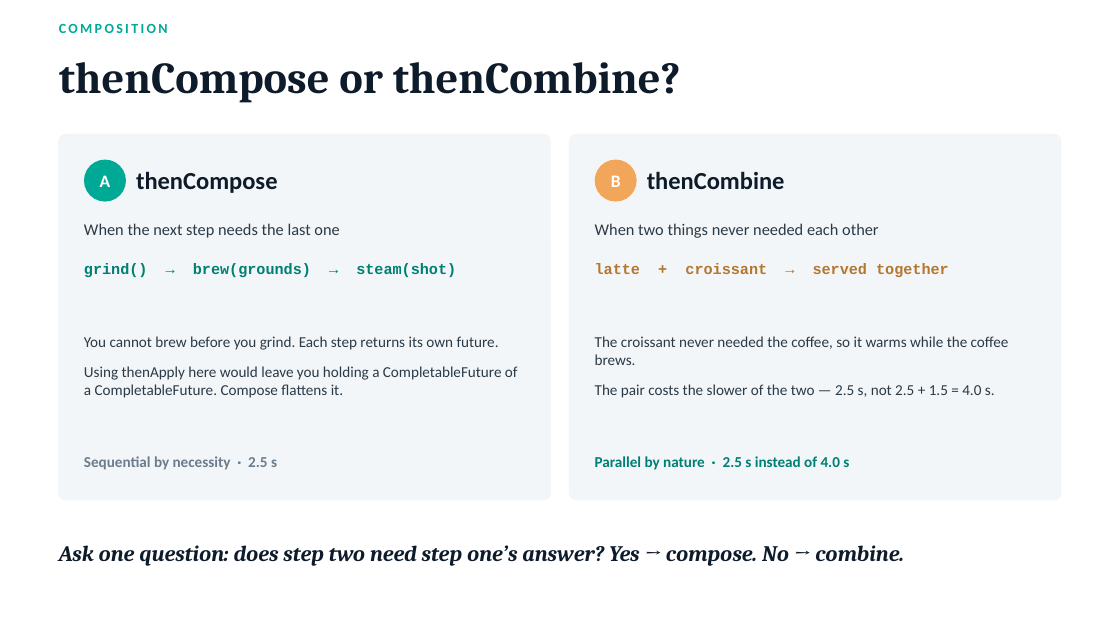
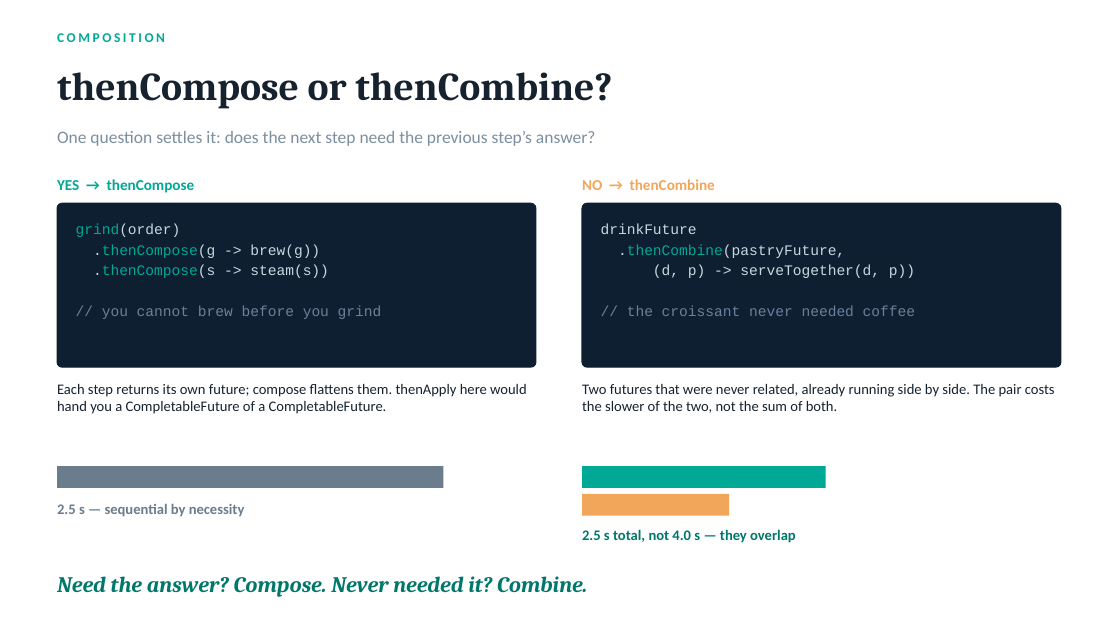
Before and after one commit to techadnank9/completablefuture-demo, a slide deck: slide 7 of CompletableFuture-Presentation.pptx (slide 9 before the commit). Drawn at 1120x630 pixels with LibreOffice and Linux fonts; fonts in the diff are those of the drawing. Boxes give left, top, right and bottom in pixels: in the first picture for what was removed or moved away, otherwise in the second. Text is boxed around its words. In the diff, an @@ line names an element or a change of style, - is before the commit and + after.

```diff
--- a/CompletableFuture-Presentation.pptx
+++ b/CompletableFuture-Presentation.pptx
@@ text "COMPOSITION": place and size @@
-text "COMPOSITION" at (59, 24, 168, 33)
+text "COMPOSITION" at (57, 33, 165, 42)
@@ text "COMPOSITION" at (57, 33, 165, 42): size 12 to 11.5 pt, letter spacing 2 to 2.2 pt @@
@@ text "thenCompose or thenCombine?": place and size @@
-text "thenCompose or thenCombine?" at (59, 62, 681, 103)
+text "thenCompose or thenCombine?" at (57, 72, 612, 109)
@@ text "thenCompose or thenCombine?" at (57, 72, 612, 109): size 38 to 34 pt, text colour #0E1B2A to #16232E @@
@@ text added at (57, 131, 596, 146), 15 pt, text #7C8FA0 @@
+One question settles it: does the next step need the previous step’s answer?
@@ text at (57, 179, 194, 193): text changed; size 21 to 13 pt; text colour #0E1B2A to #00A896 @@
-thenCompose
+YES → thenCompose
@@ ellipse removed at (84, 160, 126, 202) @@
@@ text removed at (100, 175, 111, 187) @@
-A
@@ text at (582, 179, 715, 190): text changed; size 21 to 13 pt; text colour #0E1B2A to #F2A65A @@
-thenCombine
+NO → thenCombine
@@ ellipse removed at (595, 160, 637, 202) @@
@@ text removed at (611, 175, 621, 187) @@
-B
@@ rounded rectangle at (57, 203, 536, 367): fill #F2F6F8 to #0D1F31; outline #F2F6F8 1 pt to #0D1F31 1 pt; proportions changed @@
@@ rounded rectangle: place and size @@
-rounded rectangle at (59, 134, 550, 500)
+rounded rectangle at (57, 203, 536, 367)
@@ rounded rectangle: place and size @@
-rounded rectangle at (570, 134, 1061, 500)
+rounded rectangle at (582, 203, 1061, 367)
@@ rounded rectangle at (582, 203, 1061, 367): fill #F2F6F8 to #0D1F31; outline #F2F6F8 1 pt to #0D1F31 1 pt; proportions changed @@
@@ text added at (76, 223, 382, 319), 12.5 pt, text #C9D6E0 @@
+grind(order)
+.thenCompose(g -> brew(g))
+.thenCompose(s -> steam(s))
+// you cannot brew before you grind
@@ text removed at (84, 223, 339, 238) @@
-When the next step needs the last one
@@ text removed at (595, 223, 878, 238) @@
-When two things never needed each other
@@ text added at (601, 223, 915, 316), 12.5 pt, text #C9D6E0 @@
+drinkFuture
+.thenCombine(pastryFuture,
+(d, p) -> serveTogether(d, p))
+// the croissant never needed coffee
@@ text removed at (84, 263, 456, 277) @@
-grind() → brew(grounds) → steam(shot)
@@ text removed at (595, 263, 949, 277) @@
-latte + croissant → served together
@@ text removed at (595, 336, 1009, 398) @@
-The croissant never needed the coffee, so it warms while the coffee brews.
-The pair costs the slower of the two — 2.5 s, not 2.5 + 1.5 = 4.0 s.
@@ text at (57, 384, 527, 414): text changed; size 13 to 12.5 pt; text colour #2B3A47 to #16232E @@
-You cannot brew before you grind. Each step returns its own future.
-Using thenApply here would leave you holding a CompletableFuture of a CompletableFuture. Compose flattens it.
+Each step returns its own future; compose flattens them. thenApply here would hand you a CompletableFuture of a CompletableFuture.
@@ text "Each step returns its own ..." at (57, 384, 527, 414): vertical alignment middle to top @@
@@ text added at (582, 384, 1055, 413), 12.5 pt, text #16232E @@
+Two futures that were never related, already running side by side. The pair costs the slower of the two, not the sum of both.
@@ rectangle added at (57, 466, 444, 488), fill #6B7C8C @@
@@ rectangle added at (582, 466, 826, 488), fill #00A896 @@
@@ text at (57, 504, 245, 517): text changed; size 13 to 12.5 pt @@
-Sequential by necessity · 2.5 s
+2.5 s — sequential by necessity
@@ rectangle added at (582, 494, 729, 516), fill #F2A65A @@
@@ text at (582, 529, 796, 543): text changed; size 13 to 12.5 pt; text colour #007F73 to #00776B @@
-Parallel by nature · 2.5 s instead of 4.0 s
+2.5 s total, not 4.0 s — they overlap
@@ text at (57, 576, 587, 597): text changed; text colour #0E1B2A to #00776B @@
-Ask one question: does step two need step one’s answer? Yes → compose. No → combine.
+Need the answer? Compose. Never needed it? Combine.
```
Also in this commit, not shown: 3 other slides changed, 6 slides added, 7 slides removed, 1 other file.
